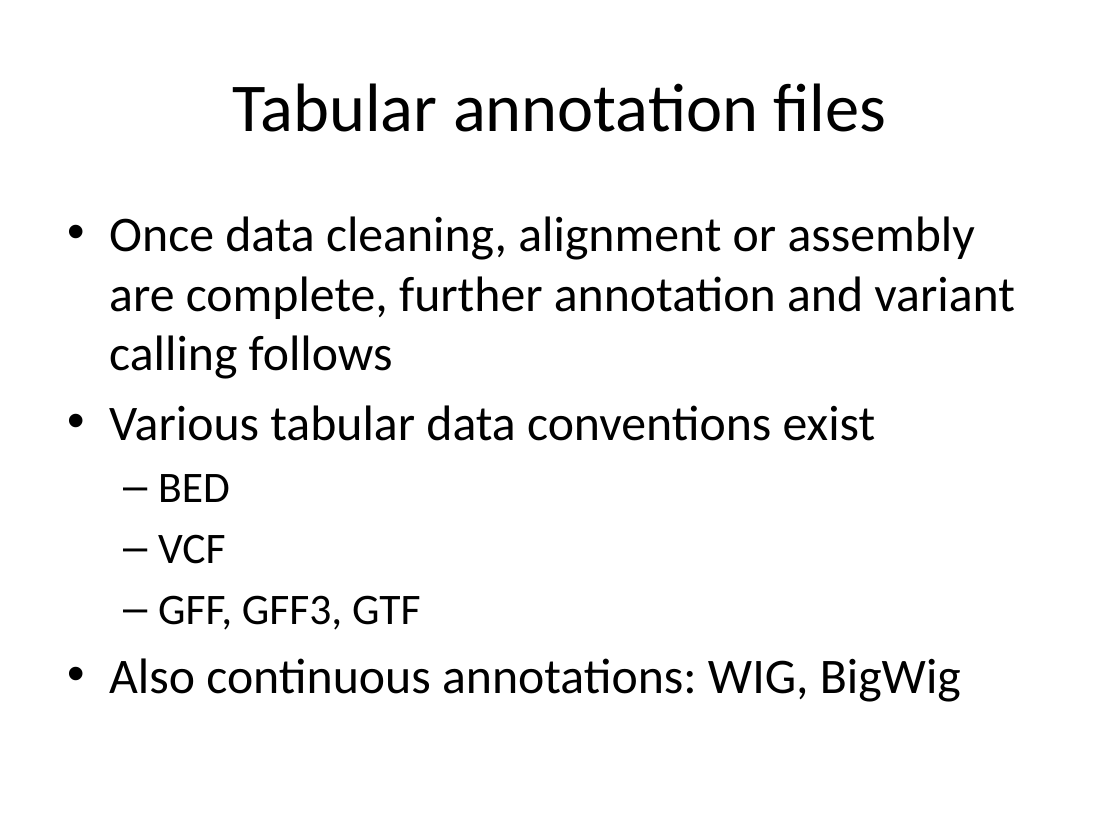
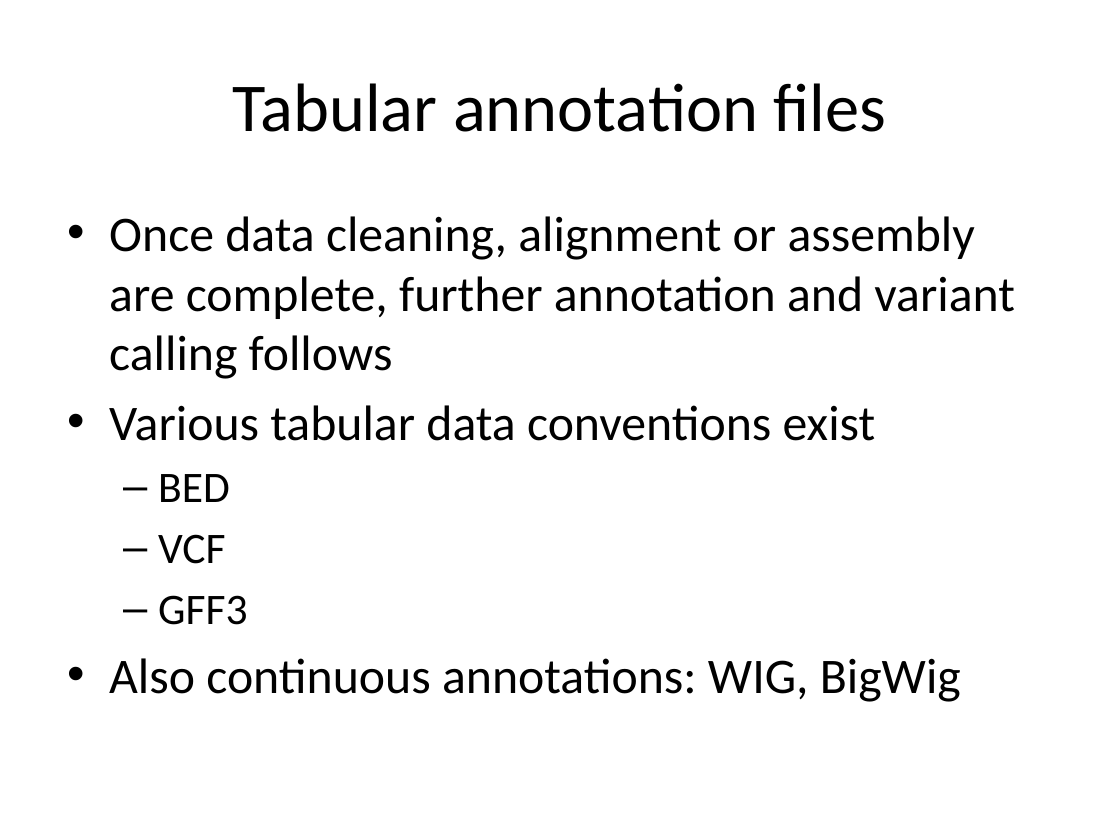
Before and after one commit to naturalis/arangs, a slide deck: slide 12 of doc/slides/day1/session2/NGSdata.pptx (slide 13 before the commit). Drawn at 1120x840 pixels with LibreOffice and Linux fonts; fonts in the diff are those of the drawing. Boxes give left, top, right and bottom in pixels: in the first picture for what was removed or moved away, otherwise in the second. Text is boxed around its words. In the diff, an @@ line names an element or a change of style, - is before the commit and + after.

```diff
--- a/doc/slides/day1/session2/NGSdata.pptx
+++ b/doc/slides/day1/session2/NGSdata.pptx
@@ text at [158,595,247,625]: text changed @@
-  – GFF, GFF3, GTF
+  – GFF3
```
Also in this commit, not shown: 2 other slides changed, 1 slide removed.
